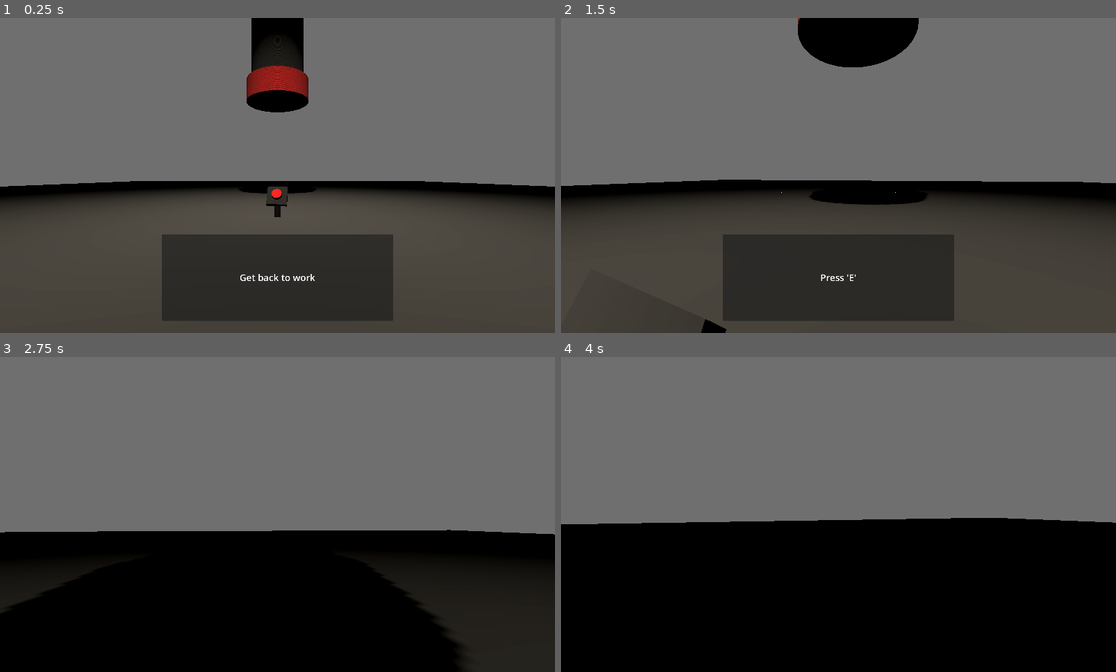
Above: before the commit, frames 1-4 (two rows, left to right).
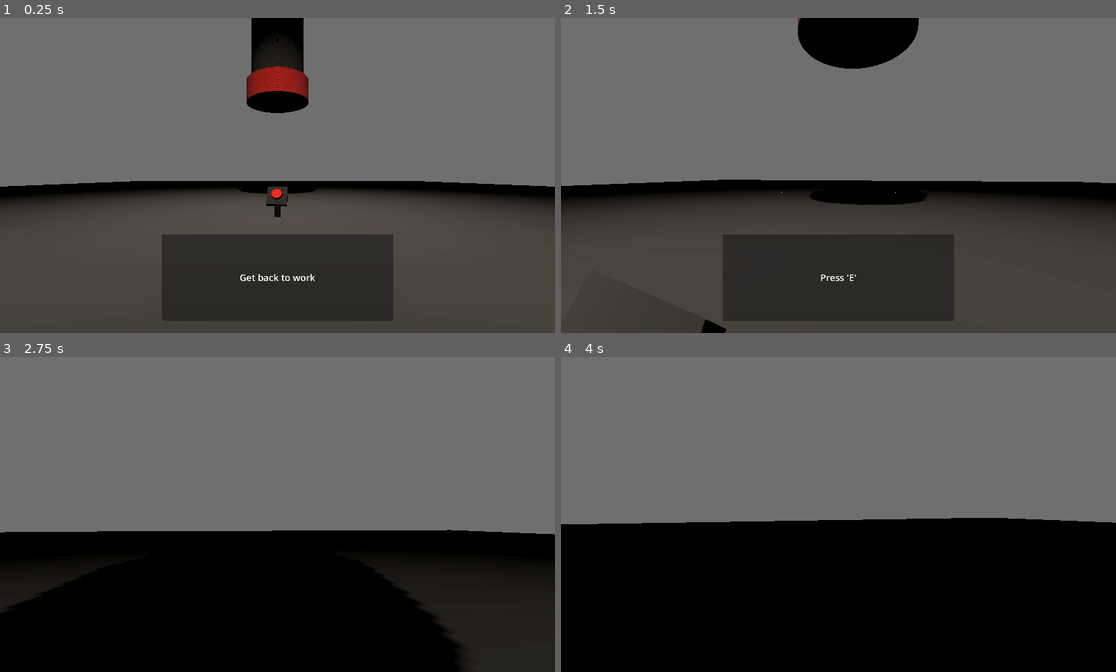
Above: after the commit, the same moments.

Repository: c0sx/ld58
Game: Godot game, scene res://scenes/main.tscn
The game is run twice, just before and just after one commit, with the same random seed, the same clock (stepped at 60 frames per second) and the same inputs.
Inputs (mouse positions are in pixels of both pictures, inside the frame that each line leads up to):
- Up to frame 1 (0.25 s): no input
- Up to frame 2 (1.5 s): tap Enter at 0.5 s; move the mouse to (866, 175) at 0.52 s; hold E (interact) 0.53-1.28 s; hold W (move_forward) from 0.53 s (still down); move the mouse to (810, 175) at 1.27 s; tap E (interact) at 1.35 s
- Up to frame 3 (2.75 s): keep holding W (move_forward); move the mouse to (288, 508) at 2.02 s; hold E (interact) from 2.03 s (still down)
- Up to frame 4 (4 s): keep holding W (move_forward); move the mouse to (832, 520) at 2.77 s; release E (interact) at 2.78 s; tap E (interact) at 2.85 s; tap Space at 3.5 s; move the mouse to (877, 517) at 3.52 s; hold E (interact) from 3.53 s (still down)

The runs differ from the first frame. In frame 1, 0.1% of the frame differs, in the area x 44-56%, y 15-56%; in frame 2, 0.1%, in the area x 42-65%, y 0-60%; in frame 3, less than 0.1%; in frame 4, nothing differs.

Commit message:
spawn loot

Diff:
--- /dev/null
+++ b/loot-item/loot-item.tscn
@@ -0,0 +1,18 @@
+[gd_scene load_steps=3 format=3 uid="uid://d30t0f1qjqfjd"]
+
+[sub_resource type="BoxMesh" id="BoxMesh_ca3ry"]
+
+[sub_resource type="BoxShape3D" id="BoxShape3D_x15mb"]
+
+[node name="LootItem" type="Node3D"]
+transform = Transform3D(0.5, 0, 0, 0, 0.5, 0, 0, 0, 0.5, 0, 0, 0)
+
+[node name="RigidBody3D" type="RigidBody3D" parent="."]
+can_sleep = false
+
+[node name="MeshInstance3D" type="MeshInstance3D" parent="RigidBody3D"]
+mesh = SubResource("BoxMesh_ca3ry")
+skeleton = NodePath("../..")
+
+[node name="CollisionShape3D" type="CollisionShape3D" parent="RigidBody3D"]
+shape = SubResource("BoxShape3D_x15mb")
--- a/player/player.gd
+++ b/player/player.gd
@@ -38,8 +38,7 @@
 	if event is InputEventKey and event.keycode == KEY_ESCAPE:
 		Input.set_mouse_mode(Input.MOUSE_MODE_VISIBLE)
 
-	if event.is_action_pressed("interact"):
-		print("interact")
+	if event.is_action_pressed("interact") and not event.is_echo():
 		_interact()
 
 func set_interactable(interactable: Node3D) -> void:
--- a/scenes/main-scene.gd
+++ b/scenes/main-scene.gd
@@ -4,6 +4,7 @@
 @onready var _working_zone: WorkingZone = $WorkingZone
 @onready var _player: Player = $Player
 @onready var _button: TubeButton = $TubeButton
+@onready var _tube: Tube = $Tube
 
 var _first_interacted = false
 
@@ -34,3 +35,5 @@
 	if not _first_interacted:
 		_first_interacted = true
 		_ui.hide_message()
+
+	_tube.spawn()
--- a/scenes/main.tscn
+++ b/scenes/main.tscn
@@ -1,10 +1,11 @@
-[gd_scene load_steps=12 format=3 uid="uid://cgwgn3d0bsk5b"]
+[gd_scene load_steps=14 format=3 uid="uid://cgwgn3d0bsk5b"]
 
 [ext_resource type="Script" path="res://scenes/main-scene.gd" id="1_bir4h"]
 [ext_resource type="PackedScene" uid="uid://b7kqgb07sf7gj" path="res://work-zone/work-zone.tscn" id="1_k2p32"]
 [ext_resource type="PackedScene" uid="uid://b6cobyf05kb1" path="res://player/player.tscn" id="1_ms8d2"]
 [ext_resource type="PackedScene" uid="uid://cd8vh3bcgo2h8" path="res://tube/tube.tscn" id="2_dp1qa"]
 [ext_resource type="PackedScene" uid="uid://cauq8w1d5shxk" path="res://tube-button/tube-button.tscn" id="3_u0ha8"]
+[ext_resource type="PackedScene" uid="uid://d30t0f1qjqfjd" path="res://loot-item/loot-item.tscn" id="5_67sra"]
 [ext_resource type="PackedScene" uid="uid://bfjd0cwaleh0b" path="res://ui/ui.tscn" id="6_0dwyr"]
 
 [sub_resource type="ProceduralSkyMaterial" id="ProceduralSkyMaterial_tcvn7"]
@@ -26,6 +27,9 @@
 
 [sub_resource type="StandardMaterial3D" id="StandardMaterial3D_gumpb"]
 albedo_color = Color(0.0862745, 0.0862745, 0.0862745, 1)
+
+[sub_resource type="ConcavePolygonShape3D" id="ConcavePolygonShape3D_1uxj4"]
+data = PackedVector3Array(1, 0, 1, -1, 0, 1, 1, 0, -1, -1, 0, 1, -1, 0, -1, 1, 0, -1)
 
 [node name="Main" type="Node3D"]
 script = ExtResource("1_bir4h")
@@ -49,13 +53,19 @@
 mesh = SubResource("PlaneMesh_85ed2")
 surface_material_override/0 = SubResource("StandardMaterial3D_gumpb")
 
+[node name="StaticBody3D" type="StaticBody3D" parent="Plane"]
+
+[node name="CollisionShape3D" type="CollisionShape3D" parent="Plane/StaticBody3D"]
+shape = SubResource("ConcavePolygonShape3D_1uxj4")
+
 [node name="WorkingZone" parent="." instance=ExtResource("1_k2p32")]
 
 [node name="Player" parent="." instance=ExtResource("1_ms8d2")]
 transform = Transform3D(1, 0, 0, 0, 1, 0, 0, 0, 1, 2.08165e-12, 1, 20)
 
 [node name="Tube" parent="." instance=ExtResource("2_dp1qa")]
-transform = Transform3D(5, 0, 0, 0, 5, 0, 0, 0, 5, 2.08165e-12, 10, 2.08165e-12)
+transform = Transform3D(1, 0, 0, 0, 1, 0, 0, 0, 1, 2.08165e-12, 10, 2.08165e-12)
+item_scene = ExtResource("5_67sra")
 
 [node name="TubeButton" parent="." instance=ExtResource("3_u0ha8")]
 transform = Transform3D(-0.223795, 0, -0.974636, 0, 1, 0, 0.974636, 0, -0.223795, 2.08165e-12, 2.08165e-12, 10)
--- /dev/null
+++ b/tube/tube.gd
@@ -0,0 +1,20 @@
+class_name Tube
+extends Node3D
+
+@export var item_scene: PackedScene
+@export var spawn_radius: float = 0.5
+
+@onready var _spawner: Node3D = $Spawner
+
+func spawn() -> void:
+	var item = item_scene.instantiate()
+	item.top_level = true
+	item.position = _calc_spawn_position()
+
+	add_child(item)
+
+func _calc_spawn_position() -> Vector3:
+	var x = randf_range(_spawner.position.x-spawn_radius, _spawner.position.x + spawn_radius)
+	var z = randf_range(_spawner.position.z-spawn_radius, _spawner.position.z + spawn_radius)
+
+	return Vector3(x, _spawner.position.y, z)
--- a/tube/tube.tscn
+++ b/tube/tube.tscn
@@ -1,9 +1,6 @@
 [gd_scene load_steps=6 format=3 uid="uid://cd8vh3bcgo2h8"]
 
-[sub_resource type="GDScript" id="GDScript_yg4ii"]
-script/source = "class_name Tube
-extends Node3D
-"
+[ext_resource type="Script" path="res://tube/tube.gd" id="1_yhdt5"]
 
 [sub_resource type="CylinderMesh" id="CylinderMesh_utvtq"]
 
@@ -16,14 +13,17 @@
 albedo_color = Color(0.57, 0, 0, 1)
 
 [node name="Tube" type="Node3D"]
-script = SubResource("GDScript_yg4ii")
+script = ExtResource("1_yhdt5")
 
 [node name="TubeMesh" type="MeshInstance3D" parent="."]
-transform = Transform3D(1, 0, 0, 0, 2, 0, 0, 0, 1, 2.08165e-12, 2, 2.08165e-12)
+transform = Transform3D(5, 0, 0, 0, 10, 0, 0, 0, 5, 2.08165e-12, 10, 2.08165e-12)
 mesh = SubResource("CylinderMesh_utvtq")
 surface_material_override/0 = SubResource("StandardMaterial3D_cdufy")
 
 [node name="MeshInstance3D" type="MeshInstance3D" parent="TubeMesh"]
-transform = Transform3D(1.2, 0, 0, 0, 0.1, 0, 0, 0, 1.2, 0, -0.992216, 0)
+transform = Transform3D(1.2, 0, 0, 0, 0.1, 0, 0, 0, 1.2, 2.08165e-12, -1, 2.08165e-12)
 mesh = SubResource("CylinderMesh_1xxgt")
 surface_material_override/0 = SubResource("StandardMaterial3D_jv8ct")
+
+[node name="Spawner" type="Node3D" parent="."]
+transform = Transform3D(1, 0, 0, 0, 1, 0, 0, 0, 1, 0, -0.65857, 0)
--- a/work-zone/work-zone.gd
+++ b/work-zone/work-zone.gd
@@ -18,14 +18,20 @@
 	collision_area.scale = Vector3(radius, radius, radius)
 
 
-func _on_enter(_body) -> void:
+func _on_enter(body) -> void:
+	if not body is Player:
+		return
+
 	if area_mesh:
 		remove_child(area_mesh)
 		area_mesh = null
 
 		emit_signal('enter_working_zone')
 
-func _on_exit(_body) -> void:
+func _on_exit(body) -> void:
+	if not body is Player:
+		return
+
 	var material = StandardMaterial3D.new()
 	material.albedo_color = "#ff0000"
 	material.transparency = BaseMaterial3D.TRANSPARENCY_ALPHA
